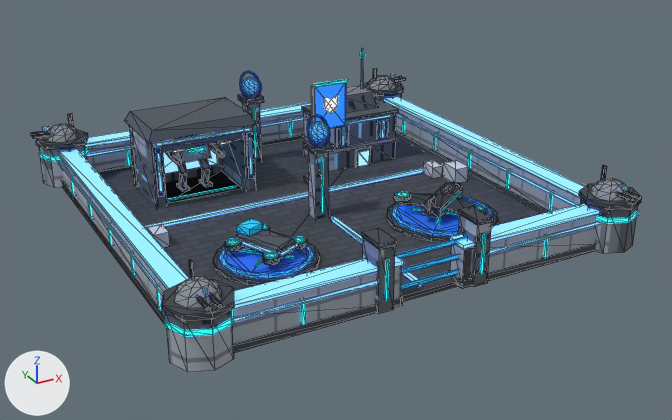
The glTF model game/assets/models/military_base_scifi_blue.glb: old version first, new version second.
Before and after are seen from a camera (50 mm lens) standing at (-1.097, -2.114, 1.038) and looking at (0.019, -0.086, 0.023). The lights are fixed; the arrows at lower left show +X, +Y and +Z. The first picture is the older version. Mesh edges are drawn as thin lines. Vertices at exactly the same position are counted once.

Script lines for the objects in view, before the commit:
```python
me_m = bpy.data.meshes.new('m')
me_m.from_pydata(...)  # 2233 vertices, 3602 faces; spans x -0.635..0.635, y -0.635..0.626, z -0.01..0.34
me_m.materials.append(mat_baked)  # picture img_bake
me_m.materials.append(mat_glow_strip_2673ff)  # blue #5c96ff, glowing blue #5c96ff
me_m.materials.append(mat_glow_cyan)  # cyan #14d2ff, glowing cyan #14d2ff
me_m.materials.append(mat_glow_curtain)  # blue #1a8fd0, glowing blue #1888c7
me_m.materials.append(mat_glow_bay_lamp)  # blue #cfeeff, glowing blue #cfeeff
me_m.materials.append(mat_glow_bay8)  # blue #9fdcff, glowing blue #98d2f3
me_m.materials.append(mat_glow_holo_2673ff)  # blue #2673ff, glowing blue #2673ff
me_m.materials.append(mat_glow_holo_crest)  # white #eef8ff, glowing white #eef8ff
me_m.materials.append(mat_glow_padring_2673ff)  # blue #2673ff, glowing blue #2673ff
me_m.materials.append(mat_cyan)  # cyan #14d2ff, glowing cyan #14d2ff
me_m.materials.append(mat_glow_orb_2673ff)  # blue #317aff, glowing blue #317aff
ob_military_base_scifi_blue = bpy.data.objects.new('military_base_scifi_blue', me_m)
ob_military_base_scifi_blue.location = (0.0, 0.0, 0.0)
```
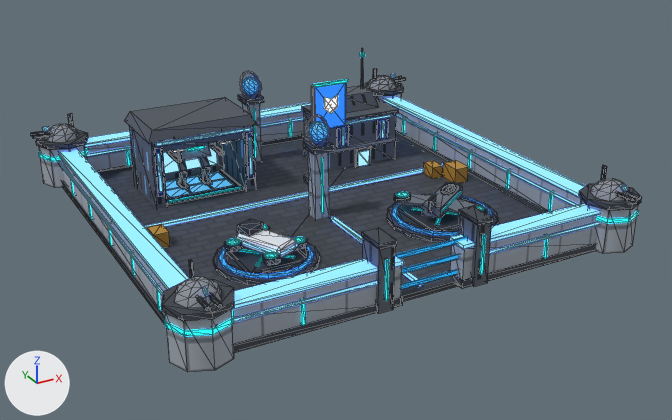
The change, as a list of edits to the scene's bpy script:
```text
Add mat_glow_bay_floor:
    mat_glow_bay_floor = principled_material('glow_bay_floor')
    mat_glow_bay_floor.base_color = (0.107, 0.456, 0.791)  # blue #5cb4e6
    mat_glow_bay_floor.roughness = 0.4
    mat_glow_bay_floor.emission_color = (0.0803, 0.342, 0.593)  # blue #509eca
    mat_glow_bay_floor.emission_strength = 1.0
Change me_m:
    used by ob_military_base_scifi_blue; location = (0.0, 0.0, 0.0)
    remove me_m.from_pydata(...)  # 2233 vertices, 3602 faces; spans x -0.635..0.635, y -0.635..0.626, z -0.01..0.34
    add me_m.from_pydata(...)  # 2281 vertices, 3662 faces; spans x -0.635..0.635, y -0.635..0.626, z -0.01..0.34
    me_m part 1: the loose piece of 8 vertices spanning x -0.345..-0.135, y 0.236..0.244, z 0.005..0.008 is copied, and the copy is scaled about its middle by (0.284, 6.94, 1), then moved by (-0.067, 0.029, 0.005), in mat_glow_bay_floor (blue #5cb4e6, glowing blue #509eca); it spans x -0.337..-0.277, y 0.242..0.297, z 0.01..0.013
    me_m part 2: the loose piece of 8 vertices spanning x -0.355..-0.125, y 0.22..0.38, z 0.0..0.006 is copied, and the copy is scaled about its middle by (0.259, 0.347, 0.333), then moved by (-0.067, 0.032, 0.008), in mat_glow_bay_floor (blue #5cb4e6, glowing blue #509eca); it spans x -0.337..-0.277, y 0.304..0.359, z 0.01..0.013
    me_m part 3: the loose piece of 8 vertices spanning x -0.345..-0.135, y 0.236..0.244, z 0.005..0.008 is copied, and the copy is scaled about its middle by (0.284, 6.94, 1), then moved by (0.0, 0.029, 0.005), in mat_glow_bay_floor (blue #5cb4e6, glowing blue #509eca); it spans x -0.27..-0.21, y 0.242..0.297, z 0.01..0.013
    me_m part 4: the loose piece of 8 vertices spanning x -0.355..-0.125, y 0.22..0.38, z 0.0..0.006 is copied, and the copy is scaled about its middle by (0.259, 0.347, 0.333), then moved by (0.0, 0.032, 0.008), in mat_glow_bay_floor (blue #5cb4e6, glowing blue #509eca); it spans x -0.27..-0.21, y 0.304..0.359, z 0.01..0.013
    me_m part 5: the loose piece of 8 vertices spanning x -0.345..-0.135, y 0.236..0.244, z 0.005..0.008 is copied, and the copy is scaled about its middle by (0.284, 6.94, 1), then moved by (0.067, 0.029, 0.005), in mat_glow_bay_floor (blue #5cb4e6, glowing blue #509eca); it spans x -0.203..-0.143, y 0.242..0.297, z 0.01..0.013
    me_m part 6: the loose piece of 8 vertices spanning x -0.355..-0.125, y 0.22..0.38, z 0.0..0.006 is copied, and the copy is scaled about its middle by (0.259, 0.347, 0.333), then moved by (0.067, 0.032, 0.008), in mat_glow_bay_floor (blue #5cb4e6, glowing blue #509eca); it spans x -0.203..-0.143, y 0.304..0.359, z 0.01..0.013
    me_m part 7
    11 faces are deleted
    152 vertices in x -0.312..-0.168, y 0.235..0.37, z 0.003..0.167 move by (0.0, 0.0, 0.006)
    4 vertices in x -0.36..-0.12, y 0.4, z 0.0..0.2 move by (0.0, -0.03, 0.0)
    4 vertices in x -0.345, y 0.236..0.244, z 0.005..0.008 move by (-0.005, -0.028, 0.005)
    4 vertices in x -0.135, y 0.236..0.244, z 0.005..0.008 move by (0.005, -0.028, 0.005)
    8 vertices move from x -0.355..-0.125, y 0.22..0.38, z 0.0..0.006 to x -0.355..-0.125, y 0.205..0.38, z 0.007..0.011
    11 new faces join them, mat_baked (picture img_bake)
    me_m part 8: 1450 kept faces spanning x -0.62..0.62, y -0.62..0.62, z 0.0..0.34 get new texture (UV) coordinates
    add me_m.materials.append(mat_glow_bay_floor)  # blue #5cb4e6, glowing blue #509eca
```

Pixel boxes (x1, y1, x2, y2) of what changed, in the pictures (672 x 420 px; the box of a moved part takes in the faces that stretch with it):
part 1 of me_m, added: after (166, 188, 190, 198)
part 2 of me_m, added (mostly hidden): after (165, 180, 179, 190)
part 3 of me_m, added: after (188, 183, 212, 193)
part 4 of me_m, added: after (178, 176, 202, 185)
part 5 of me_m, added: after (210, 179, 233, 189)
part 6 of me_m, added: after (199, 172, 225, 181)
part 7 of me_m, moved or reshaped: before (129, 126, 247, 208); after (132, 128, 247, 208)
part 8 of me_m, surface changed: (39, 48, 638, 372) in both
